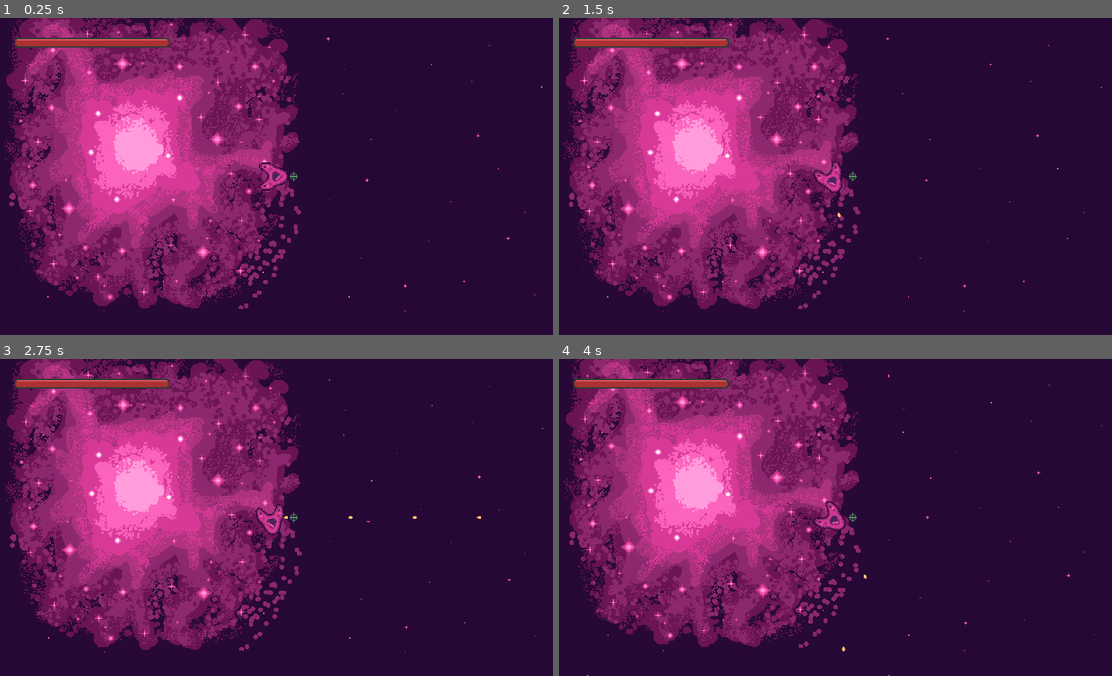
Above: before the commit, frames 1-4 (two rows, left to right).
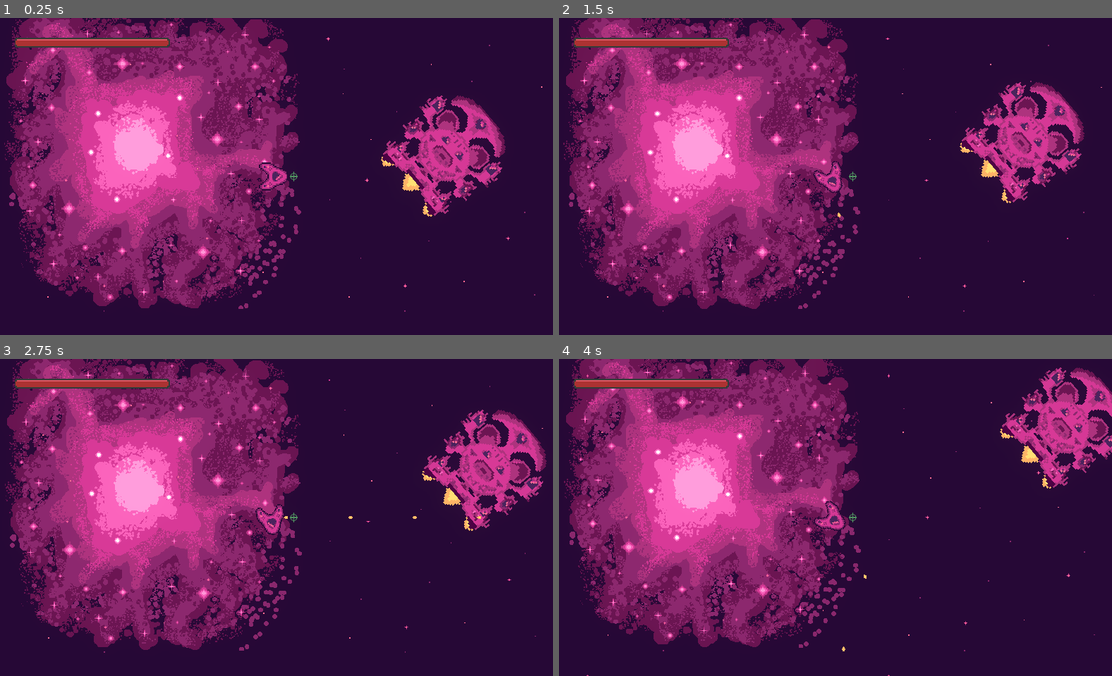
Above: after the commit, the same moments.

Repository: bear-minimum-studio/space-bear
Game: Godot game, scene res://Game.tscn
Same seed, same stepped clock (60 frames per second), same inputs: the game is played once before the commit and once after it.
Inputs:
- Up to frame 1 (0.25 s): no input
- Up to frame 2 (1.5 s): hold Right (turn_right) 0.53-1.28 s; tap Down (decelerate) at 0.6 s; hold Left (turn_left) from 1.28 s (still down); tap Space (fire) at 1.35 s
- Up to frame 3 (2.75 s): release Left (turn_left) at 2.03 s; hold Right (turn_right) from 2.03 s (still down); hold F (turret_fire) from 2.03 s (still down)
- Up to frame 4 (4 s): release Right (turn_right) at 2.78 s; release F (turret_fire) at 2.78 s; hold Up (accelerate) 2.78-3.53 s; tap Down (decelerate) at 2.85 s; hold Left (turn_left) from 3.53 s (still down); hold Space (fire) from 3.53 s (still down)

The runs differ from the first frame. In frame 1, 4.3% of the frame differs, in the area x 68-92%, y 24-63%; in frame 2, 4.3%; in frame 3, 4.3%; in frame 4, 4.1%.

Commit message:
fix: wrong path in world.tscn

Diff:
--- a/World.tscn
+++ b/World.tscn
@@ -4,7 +4,7 @@
 [ext_resource type="PackedScene" uid="uid://br6bfdr7gif8a" path="res://player/Player.tscn" id="1_yasag"]
 [ext_resource type="PackedScene" path="res://background/ParallaxBackground.tscn" id="2_3j3ax"]
 [ext_resource type="PackedScene" uid="uid://bs6jmmclexxuu" path="res://asteroids/Asteroid.tscn" id="3_dv0ok"]
-[ext_resource type="PackedScene" uid="uid://biu0yaddqrv53" path="res://MotherShip.tscn" id="5_fx687"]
+[ext_resource type="PackedScene" uid="uid://biu0yaddqrv53" path="res://npc/MotherShip.tscn" id="5_fx687"]
 
 [sub_resource type="Environment" id="Environment_uyldo"]
 background_mode = 3
